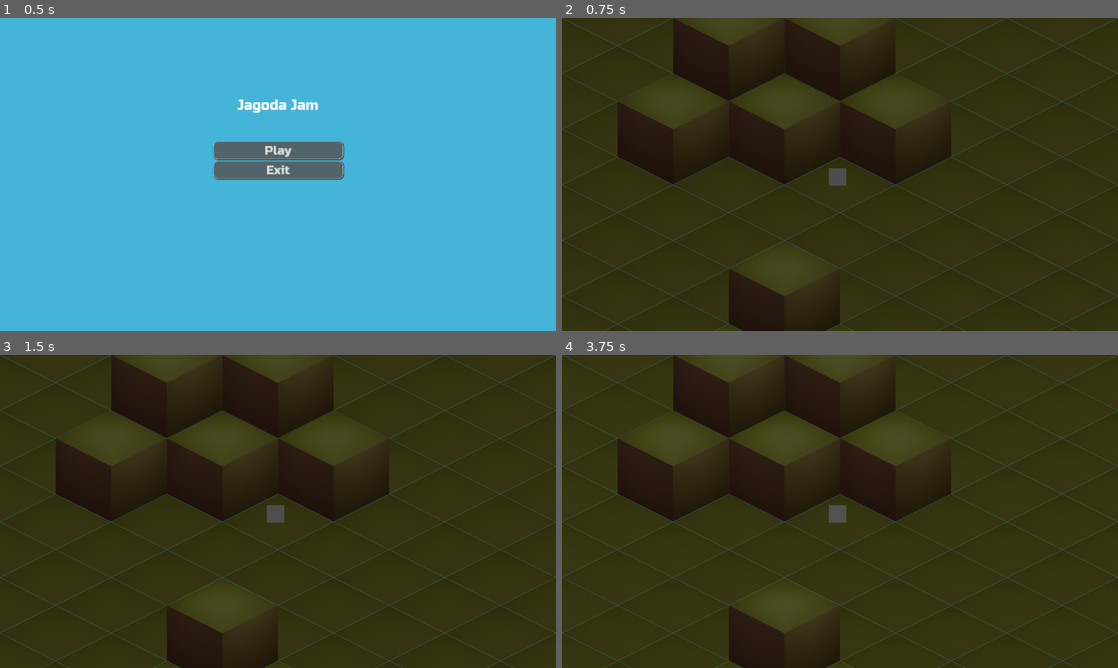
Above: before the commit, frames 1-4 (two rows, left to right).
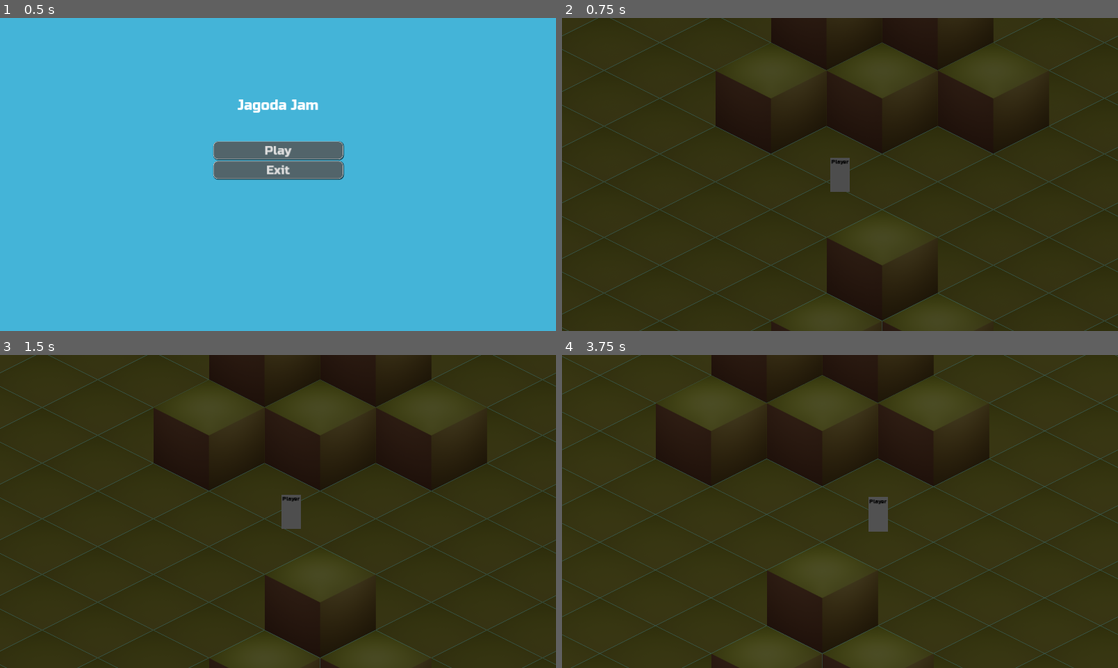
Above: after the commit, the same moments.

Repository: lorentzo/jagoda-jam
Game: Godot game, scene res://Scenes/MainMenu.tscn
Two runs of this game, one before a commit and one after it. Both use one fixed random seed, a clock stepped at 60 frames per second and the inputs below.
Inputs:
- Up to frame 1 (0.5 s): no input
- Up to frame 2 (0.75 s): click "Play" at 0.5 s
- Up to frame 3 (1.5 s): tap Enter at 1.25 s; hold Right (walk-right, bound only after the commit) from 1.28 s (still down)
- Up to frame 4 (3.75 s): release Right (walk-right, bound only after the commit) at 2.03 s; hold Down (walk-down, bound only after the commit) 2.03-2.78 s; hold Right (walk-right, bound only after the commit) 2.78-3.53 s; hold Up (walk-up, bound only after the commit) from 3.53 s (still down)

Frame 1 is identical in both runs. In frame 2, 21% of the frame differs, in the area x 0-100%, y 0-100%; in frame 3, 21%; in frame 4, 24%.

Commit message:
Add a player and the main music theme

Diff:
--- a/jagoda/Scenes/Game.tscn
+++ b/jagoda/Scenes/Game.tscn
@@ -1,7 +1,9 @@
-[gd_scene load_steps=3 format=3 uid="uid://nh83q11yvjf3"]
+[gd_scene load_steps=5 format=3 uid="uid://nh83q11yvjf3"]
 
 [ext_resource type="TileSet" uid="uid://w0c2ecnn5xx8" path="res://Assets/Tiles/TilesBlocking/TilesBlockingTileMap.tres" id="1_0fixn"]
 [ext_resource type="Script" path="res://Scenes/Game.gd" id="1_fxwml"]
+[ext_resource type="PackedScene" uid="uid://dnrnjgb2yen1t" path="res://Scenes/Player.tscn" id="3_aaoav"]
+[ext_resource type="AudioStream" uid="uid://cha4kgf62hkx0" path="res://Assets/Sound/theme.ogg" id="4_8ifn4"]
 
 [node name="Game" type="Node2D"]
 script = ExtResource("1_fxwml")
@@ -13,12 +15,21 @@
 layer_0/y_sort_enabled = true
 layer_0/tile_data = PackedInt32Array(4, 0, 0, 65540, 0, 0, 131076, 0, 0, 65539, 0, 0, 196611, 0, 0, 262148, 0, 0, 32768 …(1870 unchanged characters)…
 
-[node name="ColorRect" type="ColorRect" parent="."]
-offset_left = 614.0
-offset_top = 345.0
-offset_right = 654.0
-offset_bottom = 385.0
-size_flags_horizontal = 4
-size_flags_vertical = 4
+[node name="CanvasModulate" type="CanvasModulate" parent="."]
 
-[node name="CanvasModulate" type="CanvasModulate" parent="."]
+[node name="Player" parent="." instance=ExtResource("3_aaoav")]
+position = Vector2(415, 431)
+
+[node name="Camera2D" type="Camera2D" parent="Player"]
+position_smoothing_enabled = true
+position_smoothing_speed = 3.0
+drag_horizontal_enabled = true
+drag_vertical_enabled = true
+drag_left_margin = 0.1
+drag_top_margin = 0.1
+drag_right_margin = 0.1
+drag_bottom_margin = 0.1
+
+[node name="ThemePlayer" type="AudioStreamPlayer2D" parent="."]
+stream = ExtResource("4_8ifn4")
+autoplay = true
--- /dev/null
+++ b/jagoda/Scenes/Player.gd
@@ -0,0 +1,20 @@
+extends CharacterBody2D
+
+const WALK_SPEED = 150.0
+
+func _physics_process(delta):
+	var walk_velocity = Vector2.ZERO
+
+	if Input.is_action_pressed("walk-left"):
+		walk_velocity.x = -1
+	elif Input.is_action_pressed("walk-right"):
+		walk_velocity.x = 1
+
+	if Input.is_action_pressed("walk-up"):
+		walk_velocity.y = -1
+	elif Input.is_action_pressed("walk-down"):
+		walk_velocity.y = 1
+
+	self.velocity = walk_velocity.normalized() * WALK_SPEED
+
+	move_and_slide()
--- /dev/null
+++ b/jagoda/Scenes/Player.tscn
@@ -0,0 +1,46 @@
+[gd_scene load_steps=4 format=3 uid="uid://dnrnjgb2yen1t"]
+
+[ext_resource type="Script" path="res://Scenes/Player.gd" id="1_6cy7p"]
+[ext_resource type="FontFile" uid="uid://bjonvamqyjdmv" path="res://Fonts/RussoOne.ttf" id="1_b7613"]
+
+[sub_resource type="CapsuleShape2D" id="CapsuleShape2D_pyes3"]
+radius = 22.0
+height = 74.0
+
+[node name="Player" type="CharacterBody2D"]
+script = ExtResource("1_6cy7p")
+
+[node name="ColorRect" type="ColorRect" parent="."]
+anchors_preset = 8
+anchor_left = 0.5
+anchor_top = 0.5
+anchor_right = 0.5
+anchor_bottom = 0.5
+offset_left = -22.5
+offset_top = -39.5
+offset_right = 22.5
+offset_bottom = 39.5
+grow_horizontal = 2
+grow_vertical = 2
+size_flags_horizontal = 4
+size_flags_vertical = 4
+
+[node name="CollisionShape2D" type="CollisionShape2D" parent="."]
+shape = SubResource("CapsuleShape2D_pyes3")
+
+[node name="Label" type="Label" parent="."]
+anchors_preset = 8
+anchor_left = 0.5
+anchor_top = 0.5
+anchor_right = 0.5
+anchor_bottom = 0.5
+offset_left = -20.0
+offset_top = -37.5
+offset_right = 20.0
+offset_bottom = -20.5
+grow_horizontal = 2
+grow_vertical = 2
+theme_override_colors/font_color = Color(0, 0, 0, 1)
+theme_override_fonts/font = ExtResource("1_b7613")
+theme_override_font_sizes/font_size = 12
+text = "Player"
--- a/jagoda/project.godot
+++ b/jagoda/project.godot
@@ -24,6 +24,29 @@
 window/size/viewport_height=720
 window/stretch/mode="canvas_items"
 
+[input]
+
+walk-left={
+"deadzone": 0.1,
+"events": [Object(InputEventKey,"resource_local_to_scene":false,"resource_name":"","device":0,"window_id":0,"alt_pressed":false,"shift_pressed":false,"ctrl_pressed":false,"meta_pressed":false,"pressed":false,"keycode":0,"physical_keycode":4194319,"key_label":0,"unicode":0,"echo":false,"script":null)
+]
+}
+walk-right={
+"deadzone": 0.1,
+"events": [Object(InputEventKey,"resource_local_to_scene":false,"resource_name":"","device":0,"window_id":0,"alt_pressed":false,"shift_pressed":false,"ctrl_pressed":false,"meta_pressed":false,"pressed":false,"keycode":0,"physical_keycode":4194321,"key_label":0,"unicode":0,"echo":false,"script":null)
+]
+}
+walk-up={
+"deadzone": 0.1,
+"events": [Object(InputEventKey,"resource_local_to_scene":false,"resource_name":"","device":0,"window_id":0,"alt_pressed":false,"shift_pressed":false,"ctrl_pressed":false,"meta_pressed":false,"pressed":false,"keycode":0,"physical_keycode":4194320,"key_label":0,"unicode":0,"echo":false,"script":null)
+]
+}
+walk-down={
+"deadzone": 0.1,
+"events": [Object(InputEventKey,"resource_local_to_scene":false,"resource_name":"","device":0,"window_id":0,"alt_pressed":false,"shift_pressed":false,"ctrl_pressed":false,"meta_pressed":false,"pressed":false,"keycode":0,"physical_keycode":4194322,"key_label":0,"unicode":0,"echo":false,"script":null)
+]
+}
+
 [rendering]
 
 renderer/rendering_method="gl_compatibility"
Not shown, added: jagoda/Assets/Sound/theme.ogg.import
Not shown, added: jagoda/Assets/Sound/theme.ogg
